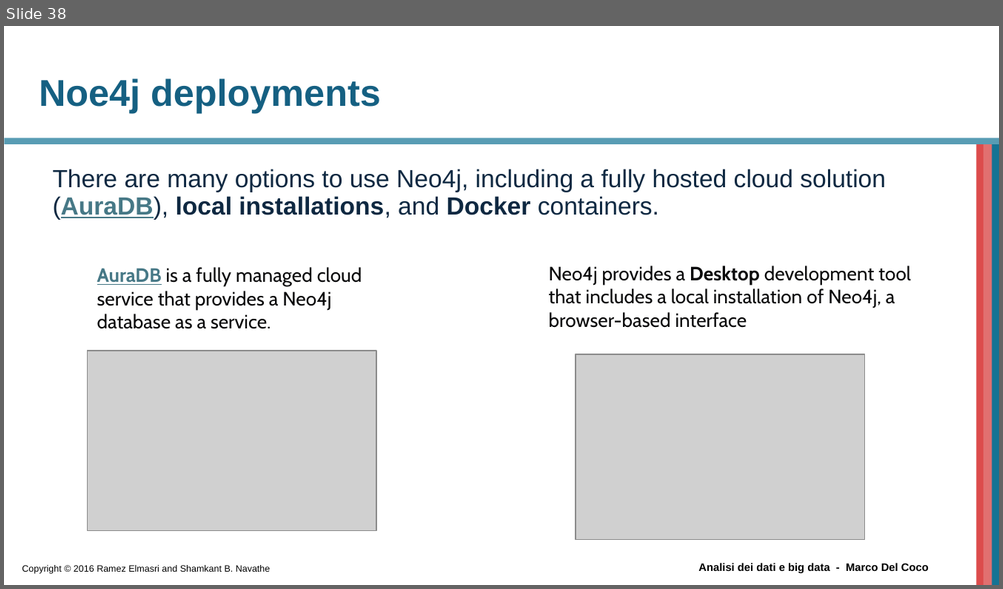
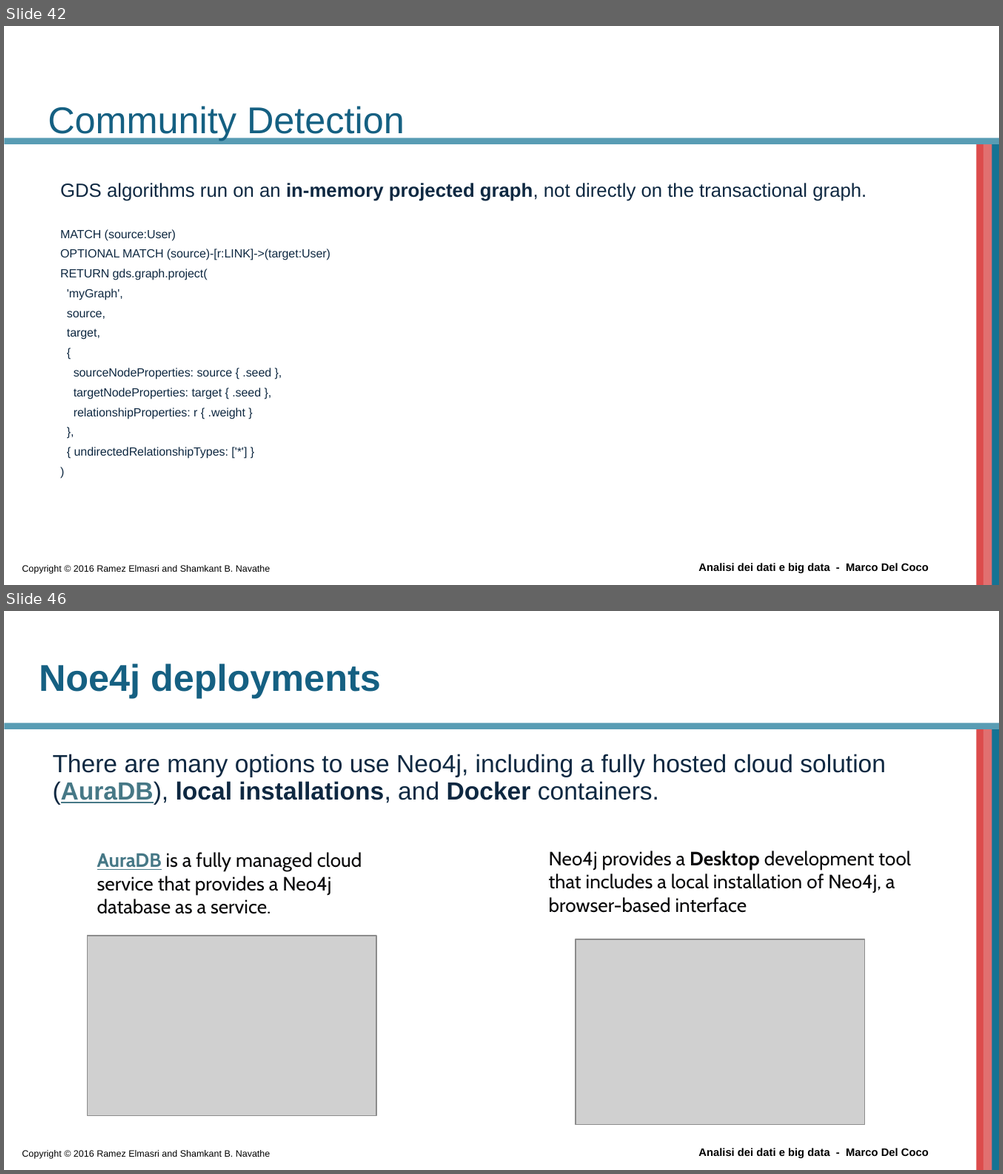
Before and after one commit to beppe2hd/AnalisiDati_BigData, a slide deck: materials/Introduction to Cypher.pptx. Shown one above the other, each under a label of ours: slide 38 before the commit, slides 42 and 46 after it; the slides between them are not shown. The pictures are 1003x589 and 1003x1174 pixels, drawn with LibreOffice and Linux fonts; fonts in the diff are those of the drawing; grey boxes stand for pictures; background and template pictures are left out. Boxes give left, top, right and bottom in pixels: in the first picture for what was removed or moved away, otherwise in the second. Text is boxed around its words. In the diff, an @@ line names an element or a change of style, - is before the commit and + after.

```diff
--- a/materials/Introduction to Cypher.pptx
+++ b/materials/Introduction to Cypher.pptx
@@ slide 42 added at (x1=4, y1=26, x2=999, y2=585), background #FFFFFF; not listed: 6 template elements that a slide beside it also shows @@
@@ title added at (x1=48, y1=106, x2=404, y2=140), 27 pt, text #156082 @@
+Community Detection
@@ text added at (x1=60, y1=183, x2=866, y2=459), 8.6 pt, text #0E2841 @@
+GDS algorithms run on an in-memory projected graph, not directly on the transactional graph.
+MATCH (source:User)
+OPTIONAL MATCH (source)-[r:LINK]->(target:User)
+RETURN gds.graph.project(
+'myGraph',
+source,
+target,
+{
+sourceNodeProperties: source { .seed },
+targetNodeProperties: target { .seed },
+relationshipProperties: r { .weight }
+},
+{ undirectedRelationshipTypes: ['*'] }
+)
@@ what was slide 38 is now slide 46 @@
```
Also in this commit, not shown: 1 slide changed, 7 other slides added, 8 other files.
